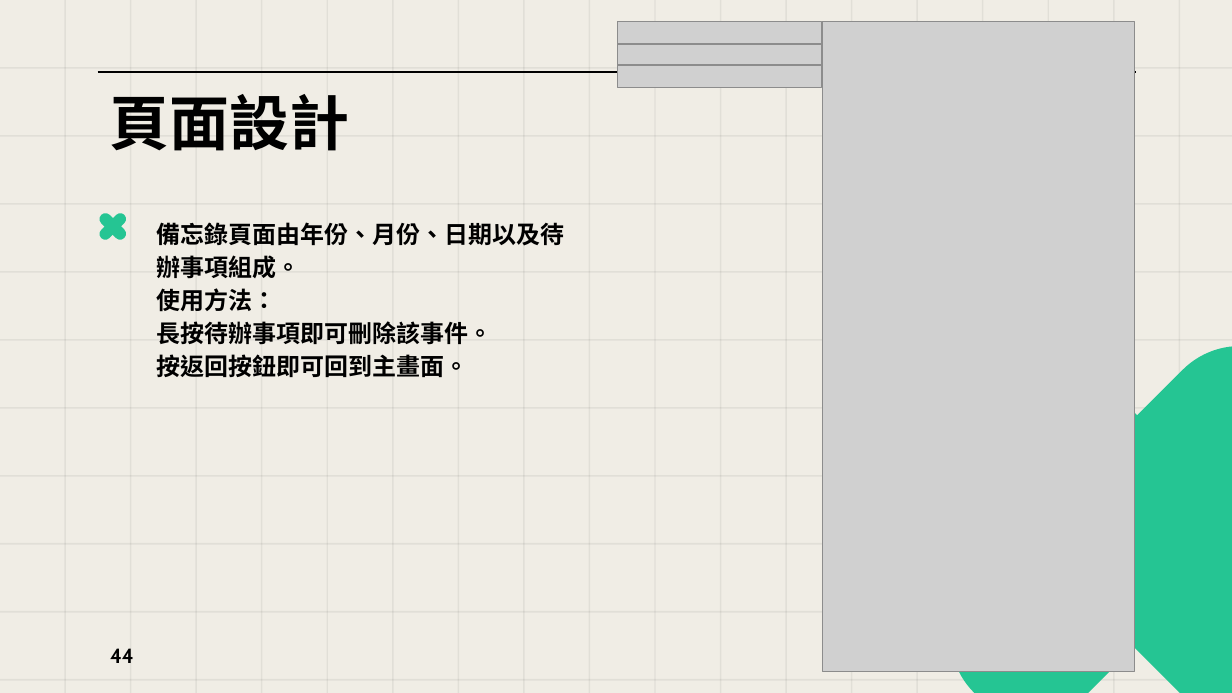
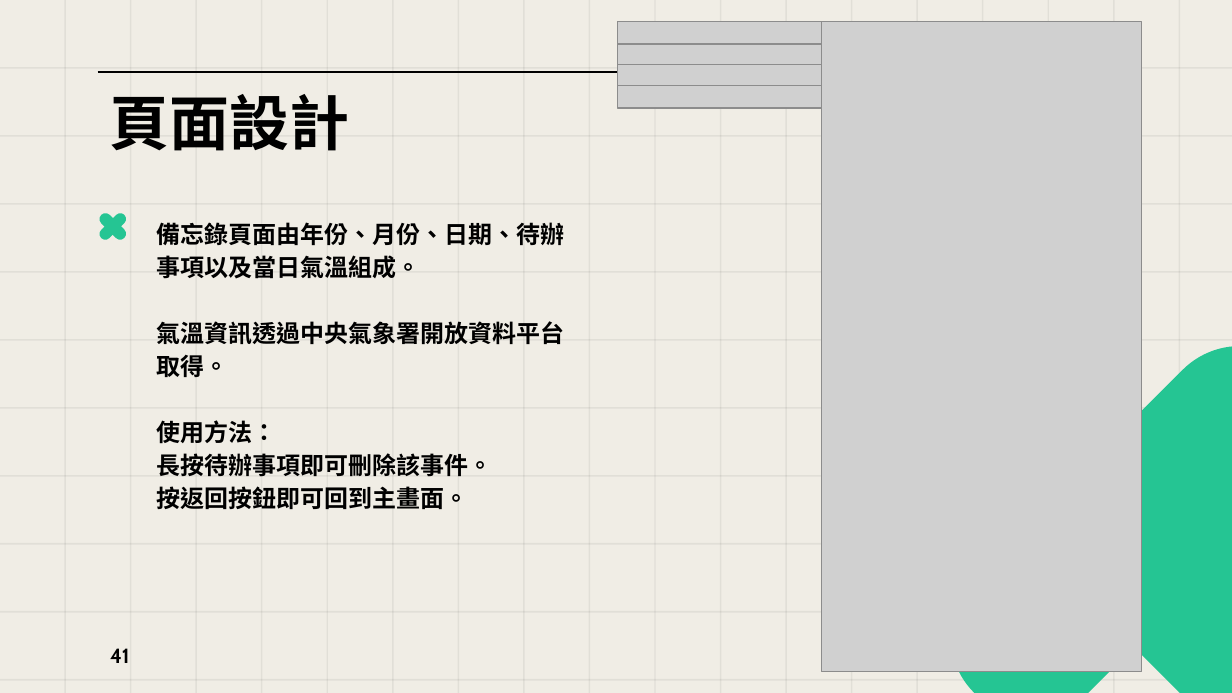
Before and after one commit to bhrtgbrt/Finalproject, a slide deck: slide 41 of 第七組_期末專題報告_日曆.pptx (slide 44 before the commit). Drawn at 1232x693 pixels with LibreOffice and Linux fonts; fonts in the diff are those of the drawing; grey boxes stand for pictures. Boxes give left, top, right and bottom in pixels: in the first picture for what was removed or moved away, otherwise in the second. Text is boxed around its words. In the diff, an @@ line names an element or a change of style, - is before the commit and + after.

```diff
--- a/第七組_期末專題報告_日曆.pptx
+++ b/第七組_期末專題報告_日曆.pptx
@@ picture: place and size @@
-picture at (823, 22, 1135, 671)
+picture at (822, 22, 1142, 671)
@@ picture: place and size @@
-picture at (618, 44, 822, 67)
+picture at (618, 86, 822, 108)
@@ text at (157, 222, 565, 377): text changed @@
-備忘錄頁面由年份、月份、日期以及待辦事項組成。
+備忘錄頁面由年份、月份、日期、待辦事項以及當日氣溫組成。
+氣溫資訊透過中央氣象署開放資料平台取得。
@@ page number at (110, 648, 129, 663): text changed @@
-44
+41
```
Also in this commit, not shown: 13 other slides changed, 3 slides added, 7 slides removed, 44 other files.
